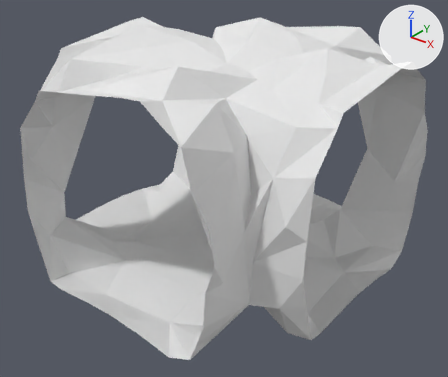
Before and after pictures for a commit that changed the glTF model Rogue-Robots/Assets/Models/ModularBlocks/TunnelCross1.gltf.
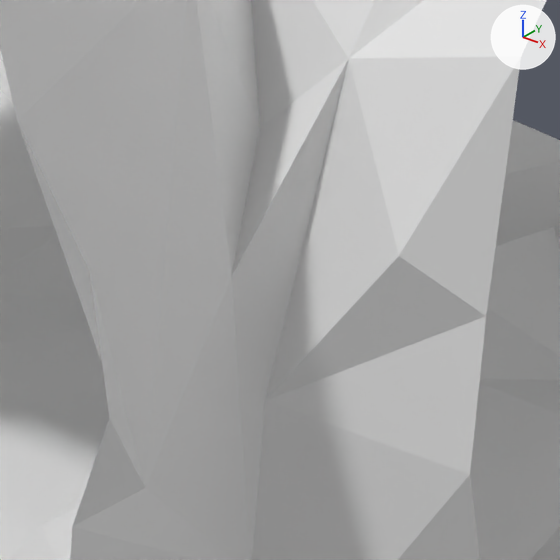
The first picture shows the older version from a 50 mm camera at (5.61, -6.92, 6.27) aimed at (0.19, -0.15, 2.08). The close-ups show both versions on the part from 42% to 73% of the width and 44% to 80% of the height of that picture; other places that the commit changed are outside them. Arrows for +X, +Y and +Z are at upper right; the lights stay in place.

Objects in the first close-up: 'TunnelCross1'.
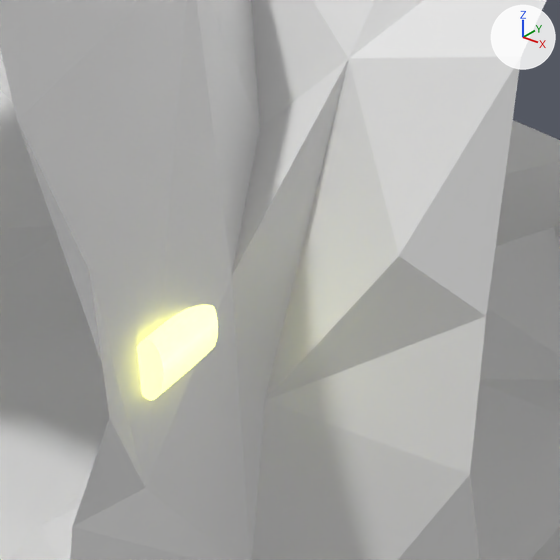
What changed in the scene script:
```text
Add img_tunnellightemission:
    img_tunnellightemission = load_image('TunnelLightEmission', 'Textures/TunnelLightEmission.png', 256, 256, 'sRGB')
Add mat_tunnellight:
    mat_tunnellight = bpy.data.materials.new('TunnelLight')
    mat_tunnellight.use_nodes = True; mat_tunnellight.node_tree.nodes.clear()
    _N = mat_tunnellight.node_tree.nodes; _L = mat_tunnellight.node_tree.links
    n0 = _N.new('ShaderNodeBsdfPrincipled'); n0.name = 'Principled BSDF'
    n0.inputs[2].default_value = 0.4  # 'Roughness'
    n0.inputs[28].default_value = 2.0  # 'Emission Strength'
    n1 = _N.new('ShaderNodeOutputMaterial'); n1.name = 'Material Output'
    n2 = _N.new('ShaderNodeTexImage'); n2.name = 'Image Texture'
    n2.image = img_tunnellightemission
    _L.new(n0.outputs[0], n1.inputs[0])  # 'BSDF' to 'Surface'
    _L.new(n2.outputs[0], n0.inputs[27])  # 'Color' to 'Emission Color'
Add me_cylinder_031:
    me_cylinder_031.from_pydata(...)  # 64 vertices, 124 faces; spans x 1.682..1.813, y -2.116..-1.808, z 2.335..2.535
    me_cylinder_031.materials.append(mat_tunnellight)  # its picture is missing
Add ob_tunnellight_014:
    ob_tunnellight_014 = bpy.data.objects.new('TunnelLight.014', me_cylinder_031)
    ob_tunnellight_014.location = (0.0, 0.0, 0.0)
```

Location of each change, [x1, y1, x2, y2] in pixels of the close-ups (560 x 560 px):
'TunnelLight.014', added
    after: [137, 305, 218, 400]
